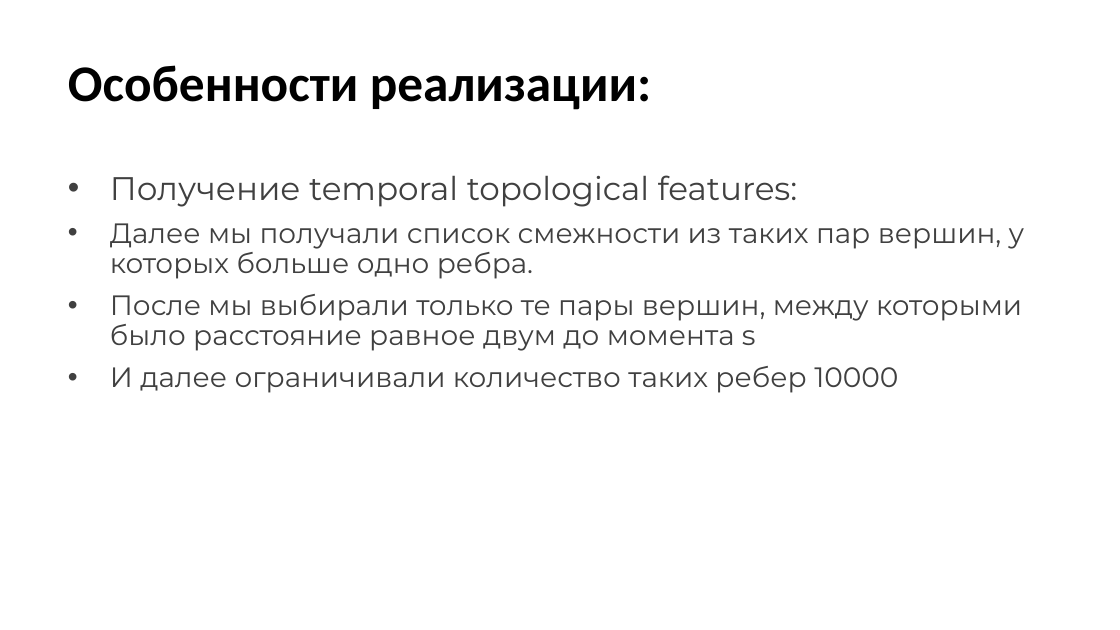
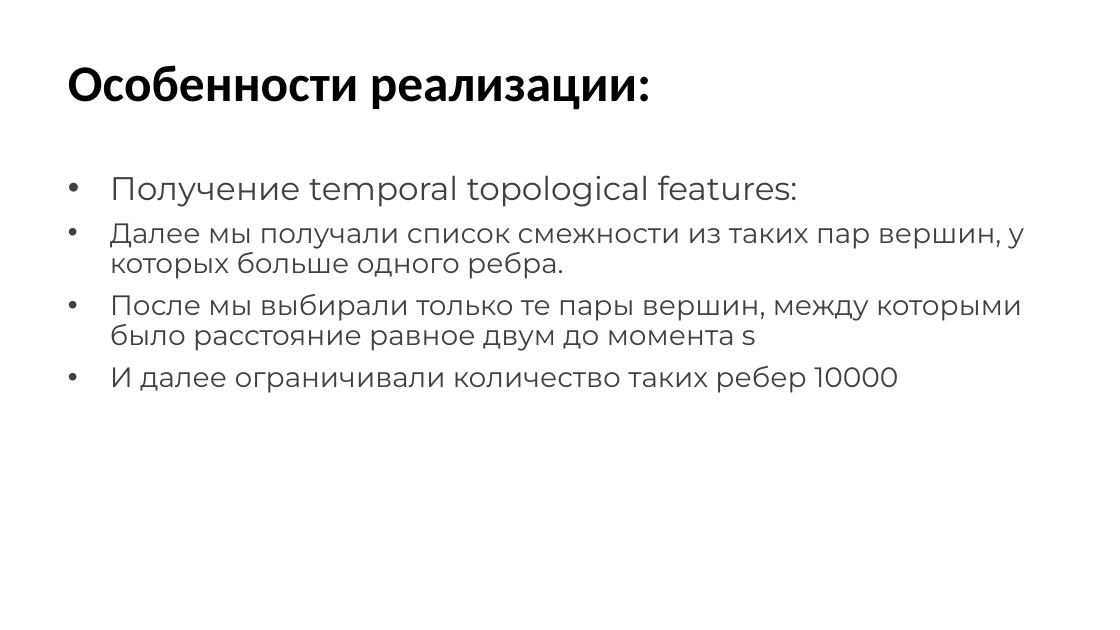
Before and after one commit to answerIII/GraphTheory2022-2023, a slide deck: slide 6 of grafy.pptx. Drawn at 1120x630 pixels with LibreOffice and Linux fonts; fonts in the diff are those of the drawing. Boxes give left, top, right and bottom in pixels: in the first picture for what was removed or moved away, otherwise in the second. Text is boxed around its words. In the diff, an @@ line names an element or a change of style, - is before the commit and + after.

```diff
--- a/grafy.pptx
+++ b/grafy.pptx
@@ text at (110, 223, 1025, 279): text changed @@
-• Далее мы получали список смежности из таких пар вершин, у которых больше одно ребра.
+• Далее мы получали список смежности из таких пар вершин, у которых больше одного ребра.
```
Also in this commit, not shown: 1 other slide changed.
